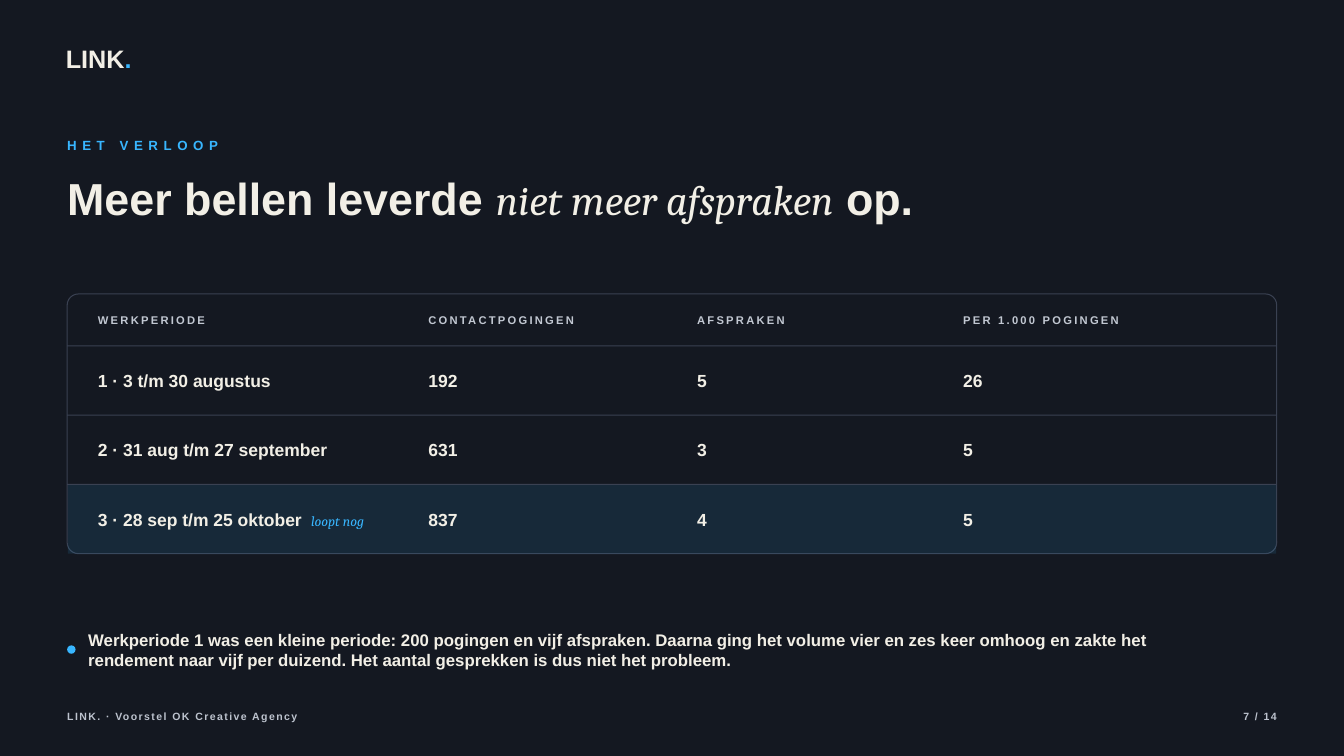
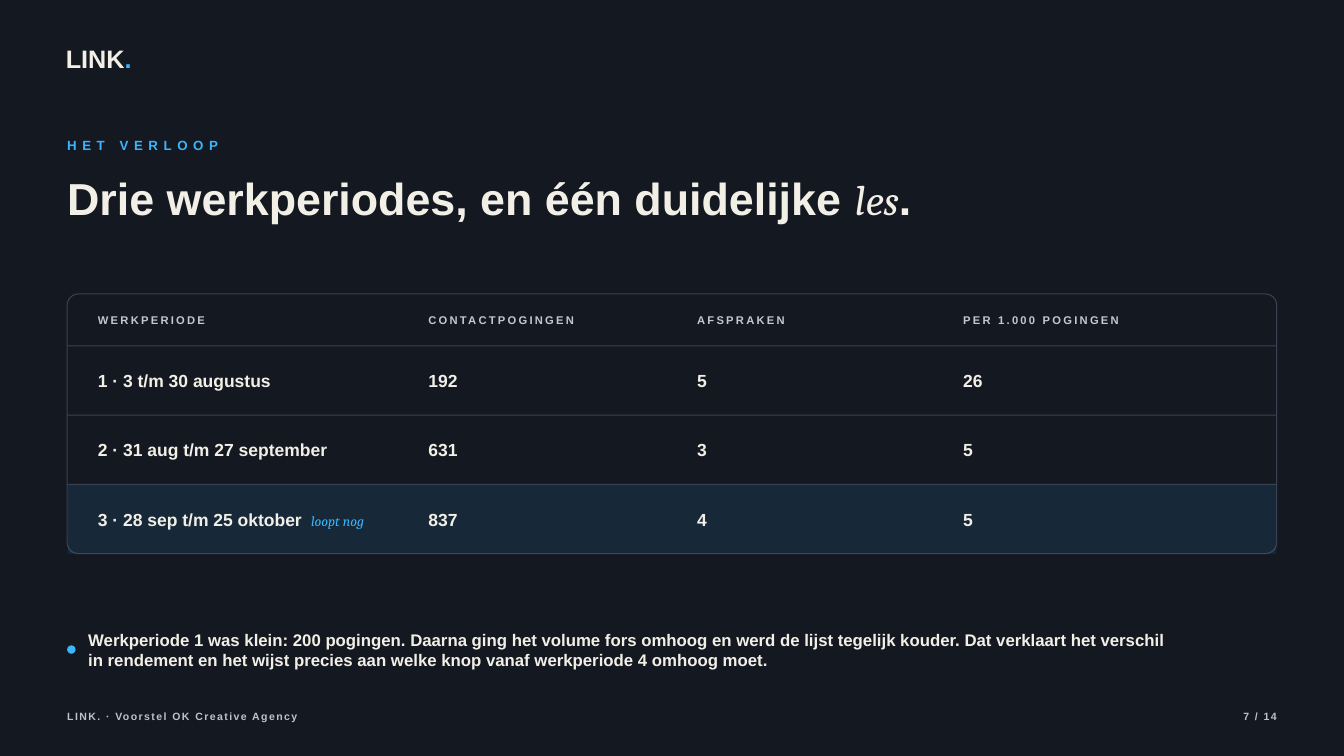
Before and after one commit to hens-lang/Test, a slide deck: slide 7 of output/LINK. voorstel OK Creative Agency.pptx. Drawn at 1344x756 pixels with LibreOffice and Linux fonts; fonts in the diff are those of the drawing. Boxes give left, top, right and bottom in pixels: in the first picture for what was removed or moved away, otherwise in the second. Text is boxed around its words. In the diff, an @@ line names an element or a change of style, - is before the commit and + after.

```diff
--- a/output/LINK. voorstel OK Creative Agency.pptx
+++ b/output/LINK. voorstel OK Creative Agency.pptx
@@ text at box(67, 182, 899, 224): text changed @@
-Meer bellen leverde niet meer afspraken op.
+Drie werkperiodes, en één duidelijke les.
@@ text at box(88, 634, 1164, 670): text changed @@
-Werkperiode 1 was een kleine periode: 200 pogingen en vijf afspraken. Daarna ging het volume vier en zes keer omhoog en zakte het rendement naar vijf per duizend. Het aantal gesprekken is dus niet het probleem.
+Werkperiode 1 was klein: 200 pogingen. Daarna ging het volume fors omhoog en werd de lijst tegelijk kouder. Dat verklaart het verschil in rendement en het wijst precies aan welke knop vanaf werkperiode 4 omhoog moet.
```
Also in this commit, not shown: 5 other files.
